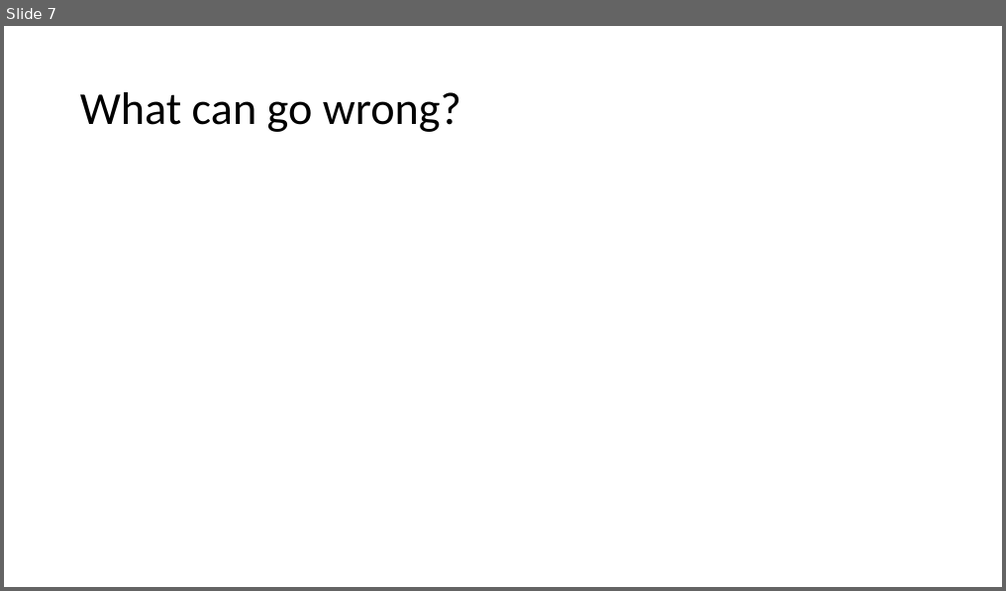
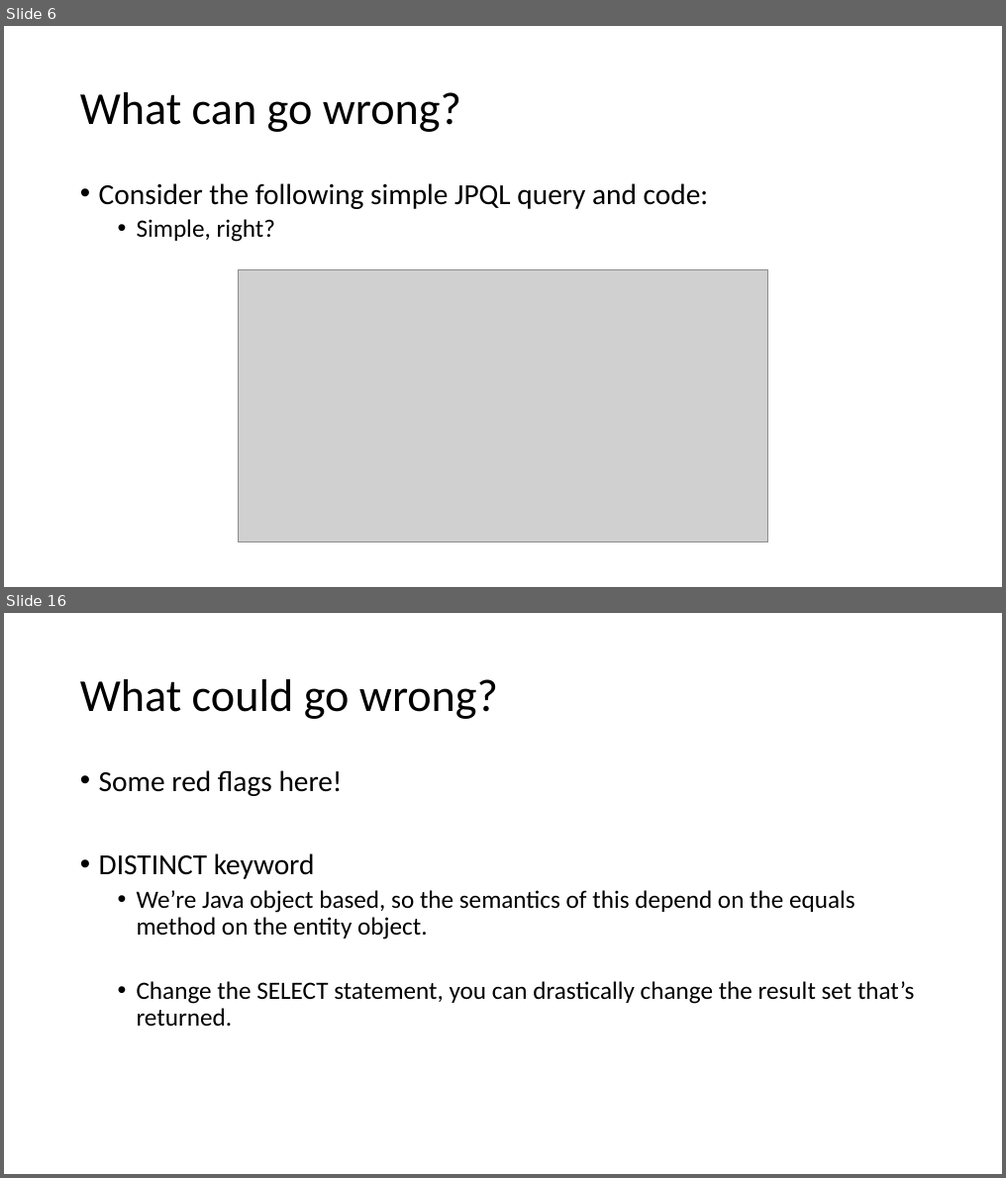
Before and after one commit to sfaria/jpa-demo, a slide deck: JPA-JPQL Query Performance.pptx. Shown one above the other, each under a label of ours: slide 7 before the commit, slides 6 and 16 after it; the slides between them are not shown. The pictures are 1006x591 and 1006x1178 pixels, drawn with LibreOffice and Linux fonts; fonts in the diff are those of the drawing; grey boxes stand for pictures. Boxes give left, top, right and bottom in pixels: in the first picture for what was removed or moved away, otherwise in the second. Text is boxed around its words. In the diff, an @@ line names an element or a change of style, - is before the commit and + after.

```diff
--- a/JPA-JPQL Query Performance.pptx
+++ b/JPA-JPQL Query Performance.pptx
@@ slide 16 added at <box>4,613,1002,1174</box>, background #FFFFFF @@
@@ title added at <box>80,679,498,719</box>, 44 pt, text #000000 @@
+What could go wrong?
@@ text added at <box>99,770,914,1026</box>, 24 pt, text #000000 @@
+• Some red flags here!
+• DISTINCT keyword
+  • We’re Java object based, so the semantics of this depend on the equals method on the entity object.
+  • Change the SELECT statement, you can drastically change the result set that’s returned.
@@ what was slide 7 is now slide 6 @@
@@ slide 6 changed as well @@
@@ text added at <box>99,183,709,242</box>, 28 pt, text #000000 @@
+• Consider the following simple JPQL query and code:
+  • Simple, right?
@@ picture added at <box>238,271,767,543</box> @@
```
Also in this commit, not shown: 2 other slides changed, 11 other slides added, 3 slides removed.
